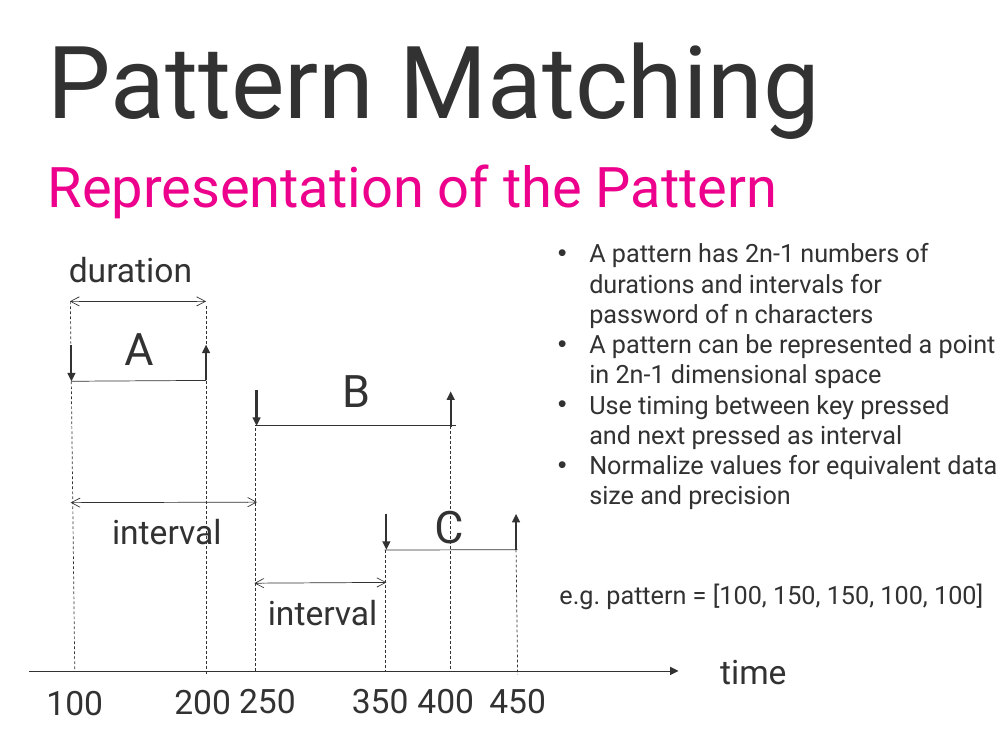
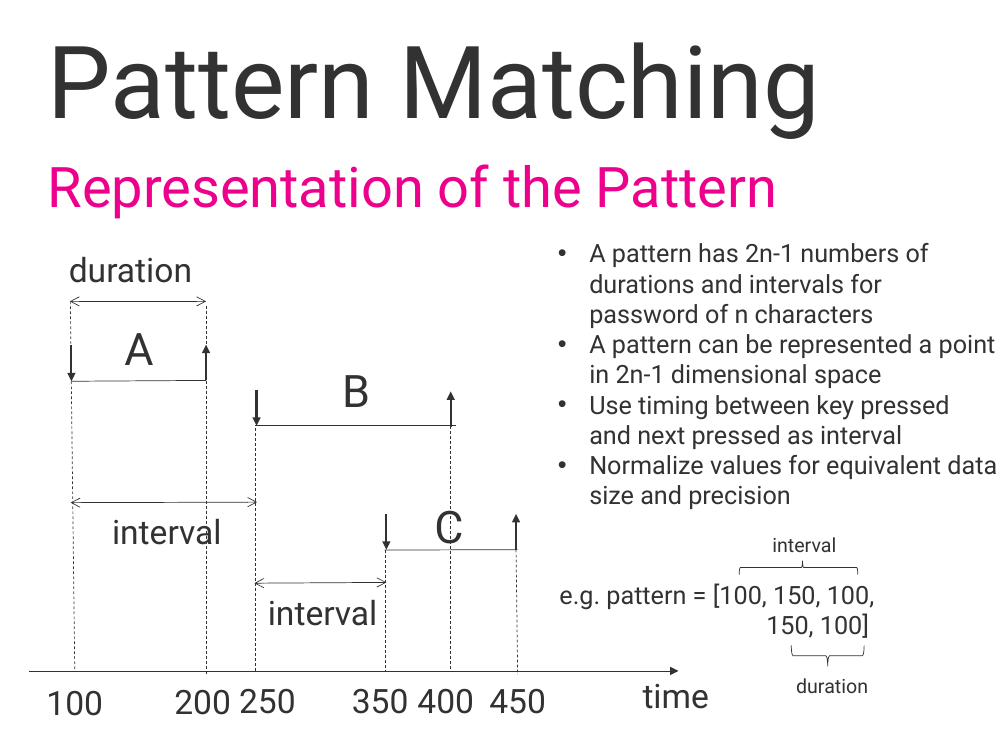
Before and after one commit to swift-fox/ksd-auth, a slide deck: slide 6 of ksd-auth.pptx. Drawn at 1008x756 pixels with LibreOffice and Linux fonts; fonts in the diff are those of the drawing; background and template pictures are left out. Boxes give left, top, right and bottom in pixels: in the first picture for what was removed or moved away, otherwise in the second. Text is boxed around its words. In the diff, an @@ line names an element or a change of style, - is before the commit and + after.

```diff
--- a/ksd-auth.pptx
+++ b/ksd-auth.pptx
@@ text added at (772, 537, 836, 552), 14 pt, text #323232 @@
+interval
@@ right brace added at (739, 560, 858, 575), outline #323232 0.5 pt @@
@@ text at (559, 583, 874, 638): text changed @@
-e.g. pattern = [100, 150, 150, 100, 100]
+e.g. pattern = [100, 150, 100,
+150, 100]
@@ right brace added at (792, 645, 864, 666), outline #323232 0.5 pt @@
@@ text "time": place and size @@
-text "time" at (720, 660, 786, 685)
+text "time" at (643, 684, 709, 709)
@@ text added at (796, 678, 868, 693), 14 pt, text #323232 @@
+duration
```
Also in this commit, not shown: 4 other slides changed.
